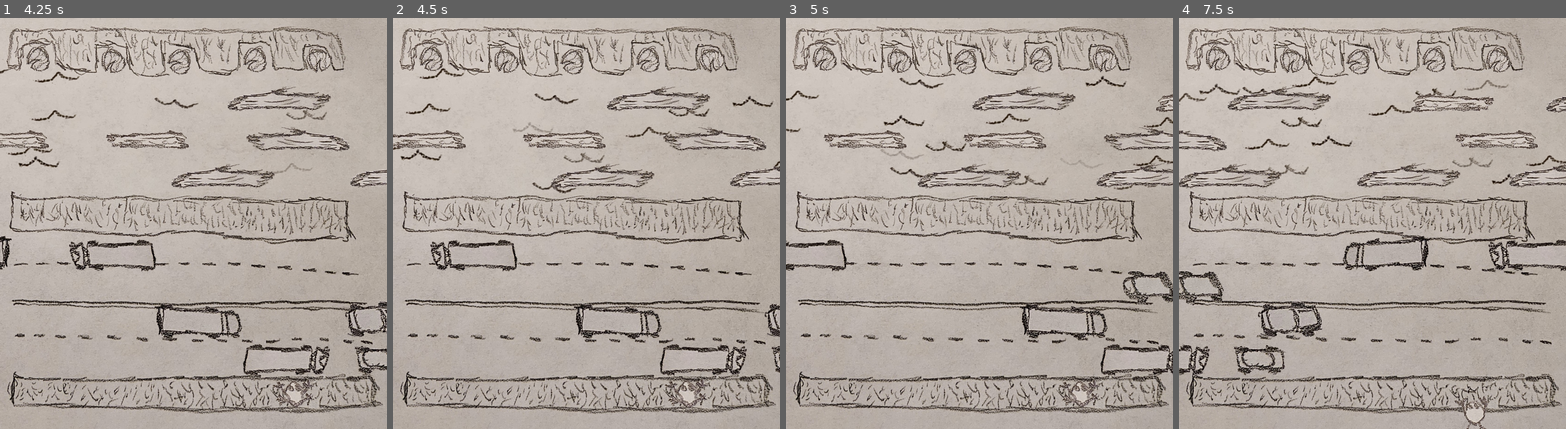
Above: before the commit, frames 1-4 (left to right).
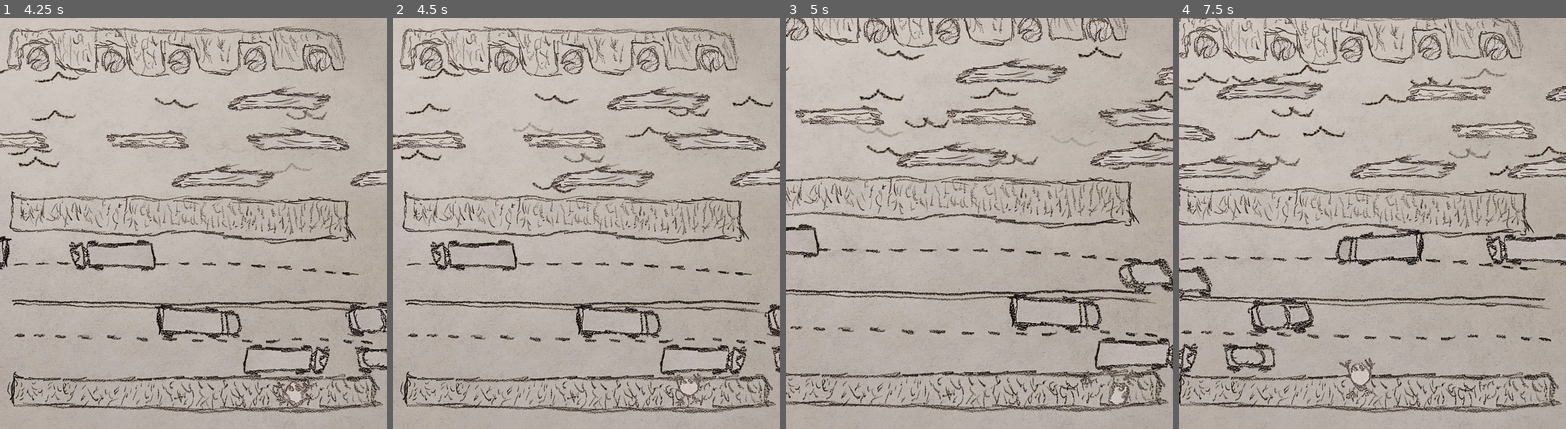
Above: after the commit, the same moments.

Repository: Xyloph/20GC_Game3
Game: Godot game, scene res://scenes/Game.tscn
The game is run twice, just before and just after one commit, with the same random seed, the same clock (stepped at 60 frames per second) and the same inputs.
Inputs (mouse positions are in pixels of both pictures, inside the frame that each line leads up to):
- Up to frame 1 (4.25 s): tap Enter at 0.5 s; move the mouse to (278, 202) at 0.52 s; hold Right (ui_right) 0.53-1.28 s; click (278, 202) at 0.67 s; move the mouse to (116, 244) at 1.27 s; hold Down (ui_down) 1.28-2.03 s; click (116, 244) at 1.42 s; move the mouse to (232, 133) at 2.02 s; hold Right (ui_right) 2.03-2.78 s; click (232, 133) at 2.17 s; move the mouse to (174, 305) at 2.77 s; hold Up (ui_up) 2.78-3.53 s; click (174, 305) at 2.92 s; move the mouse to (309, 285) at 3.52 s; hold Left (ui_left) from 3.53 s (still down); click (309, 285) at 3.67 s
- Up to frame 2 (4.5 s): keep holding Left (ui_left); move the mouse to (470, 161) at 4.27 s; click (470, 161) at 4.42 s
- Up to frame 3 (5 s): keep holding Left (ui_left)
- Up to frame 4 (7.5 s): move the mouse to (1391, 223) at 5.02 s; release Left (ui_left) at 5.03 s; hold Down (ui_down) 5.03-5.78 s; click (1391, 223) at 5.17 s; move the mouse to (1314, 120) at 5.77 s; hold Right (ui_right) 5.78-6.53 s; click (1314, 120) at 5.92 s; move the mouse to (1457, 202) at 6.52 s; hold Up (ui_up) 6.53-7.28 s; click (1457, 202) at 6.67 s; move the mouse to (1295, 244) at 7.27 s; hold Right (ui_right) from 7.28 s (still down); click (1295, 244) at 7.42 s

Frame 1 is identical in both runs. In frame 2, 0.4% of the frame differs, in the area x 70-82%, y 86-95%; in frame 3, 27%; in frame 4, 28%, in the area x 0-100%, y 0-100%.

Commit message:
mouse mouvement

Diff:
--- a/scripts/frog.gd
+++ b/scripts/frog.gd
@@ -50,28 +50,51 @@
 		elif winning:
 			won.emit()
 
-func _unhandled_key_input(event: InputEvent) -> void:
+func _input(event: InputEvent) -> void:
 	if not moving and not drowning and not exploding:
 		var target_position = Vector2(position)
-		if event.is_action("ui_left"):
+
+		# flags for mouse/touch based movements
+		var move_left := false
+		var move_up := false
+		var move_down := false
+		var move_right := false
+
+		# set movement from click position
+		if Input.is_mouse_button_pressed(MOUSE_BUTTON_LEFT):
+			var mouse_pos = get_global_mouse_position() - position
+			if abs(mouse_pos.x) > abs(mouse_pos.y):
+				# left/right
+				if mouse_pos.x > 70.:
+					move_right = true
+				elif mouse_pos.x < -70.:
+					move_left = true
+			else:
+				# up/down
+				if mouse_pos.y > 70.:
+					move_down = true
+				elif mouse_pos.y < -70.:
+					move_up = true
+
+		if event.is_action("ui_left") or move_left:
 			# move left
 			moving = true
 			rotation = 3*PI/2
 			target_position.x -= travel_distance
 			pass
-		elif event.is_action("ui_right"):
+		elif event.is_action("ui_right") or move_right:
 			# move right
 			moving = true
 			rotation = PI / 2
 			target_position.x += travel_distance
 			pass
-		elif event.is_action("ui_up"):
+		elif event.is_action("ui_up") or move_up:
 			# move up
 			moving = true
 			rotation = 0
 			target_position.y -= travel_distance
 			pass
-		elif event.is_action("ui_down"):
+		elif event.is_action("ui_down") or move_down:
 			# move down
 			moving = true
 			rotation = PI
